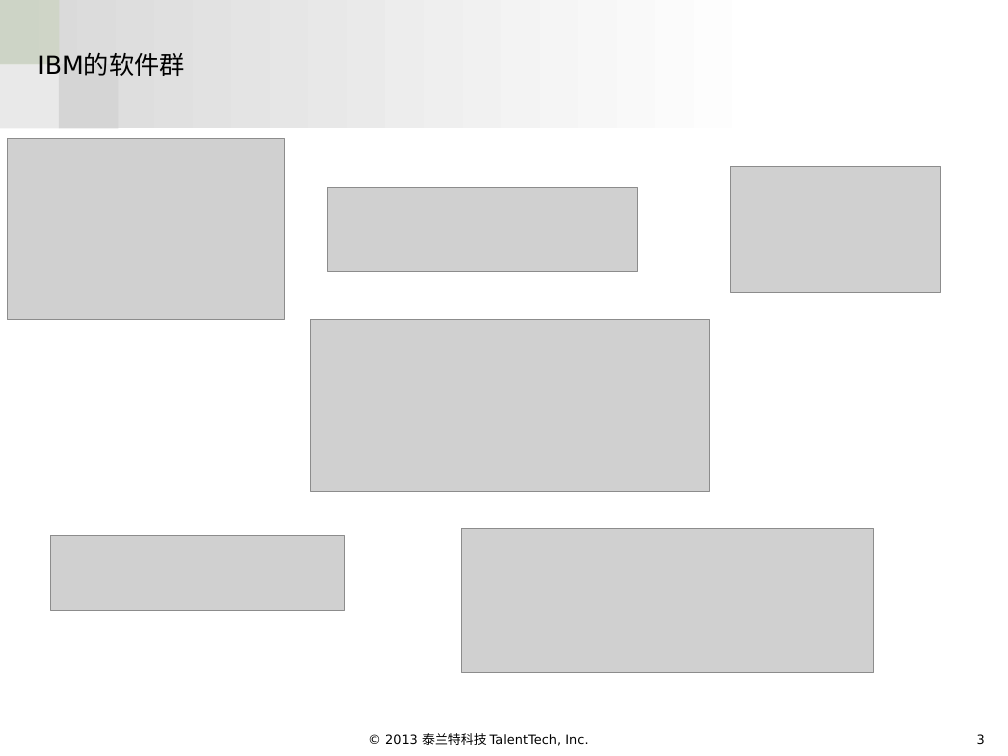
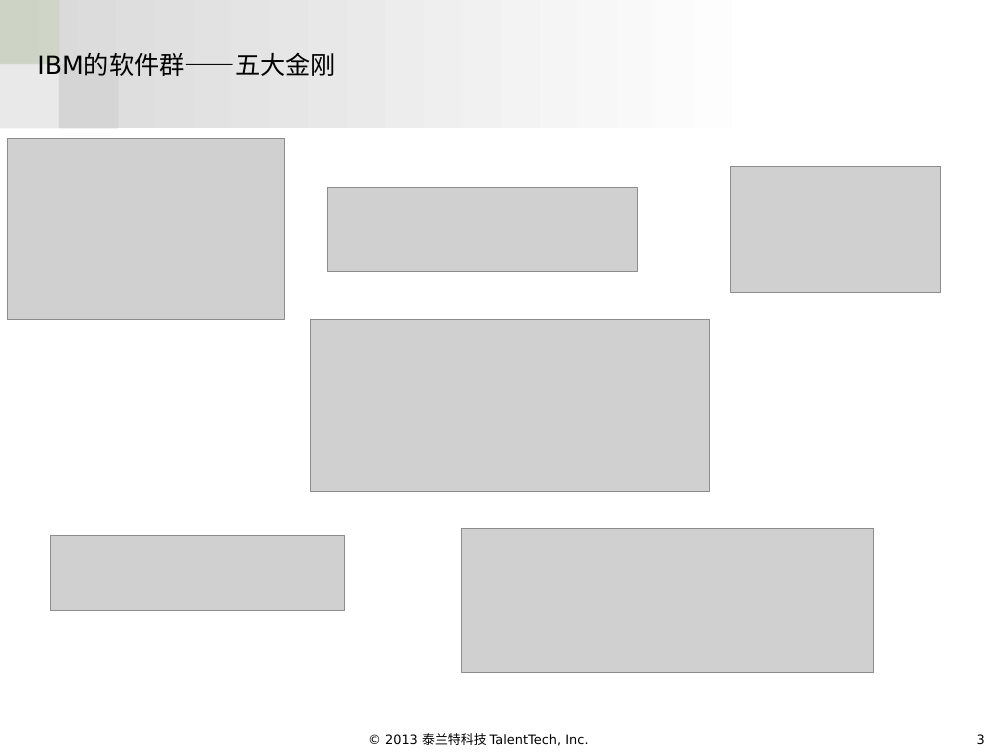
Before and after one commit to aqssxlzc/goagentAutoUpdate, a slide deck: slide 3 of RSA.pptx. Drawn at 1008x756 pixels with LibreOffice and Linux fonts; fonts in the diff are those of the drawing; grey boxes stand for pictures; background and template pictures are left out. Boxes give left, top, right and bottom in pixels: in the first picture for what was removed or moved away, otherwise in the second. Text is boxed around its words. In the diff, an @@ line names an element or a change of style, - is before the commit and + after.

```diff
--- a/RSA.pptx
+++ b/RSA.pptx
@@ title at <box>37,53,335,76</box>: text changed @@
-IBM的软件群
+IBM的软件群——五大金刚
```
Also in this commit, not shown: 6 other slides changed, 4 slides added.
